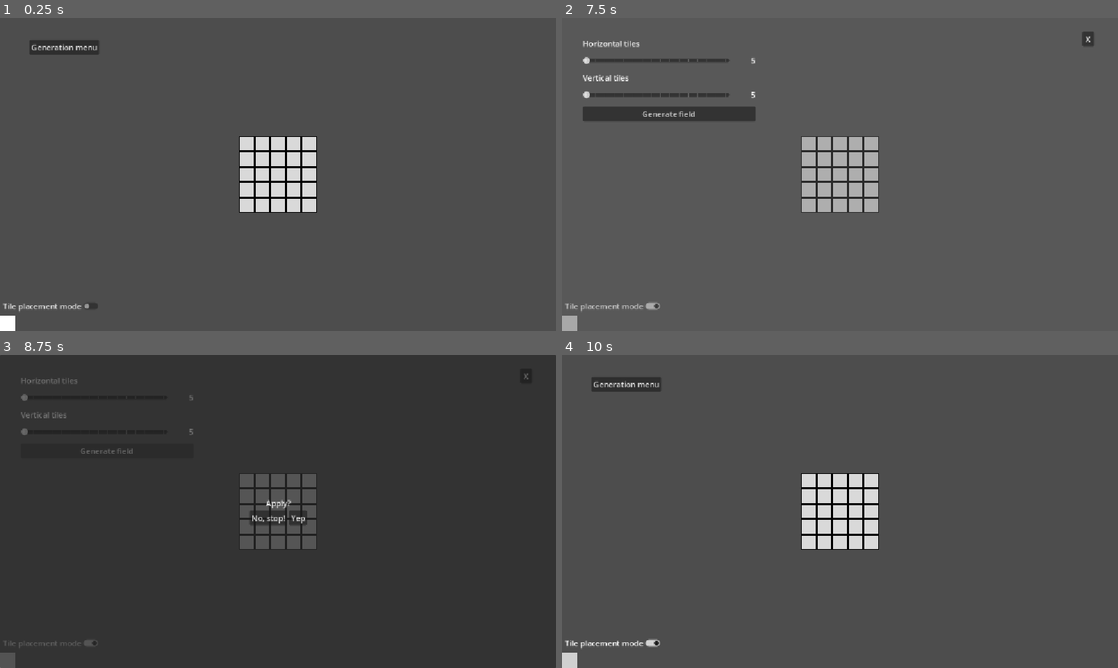
Above: before the commit, frames 1-4 (two rows, left to right).
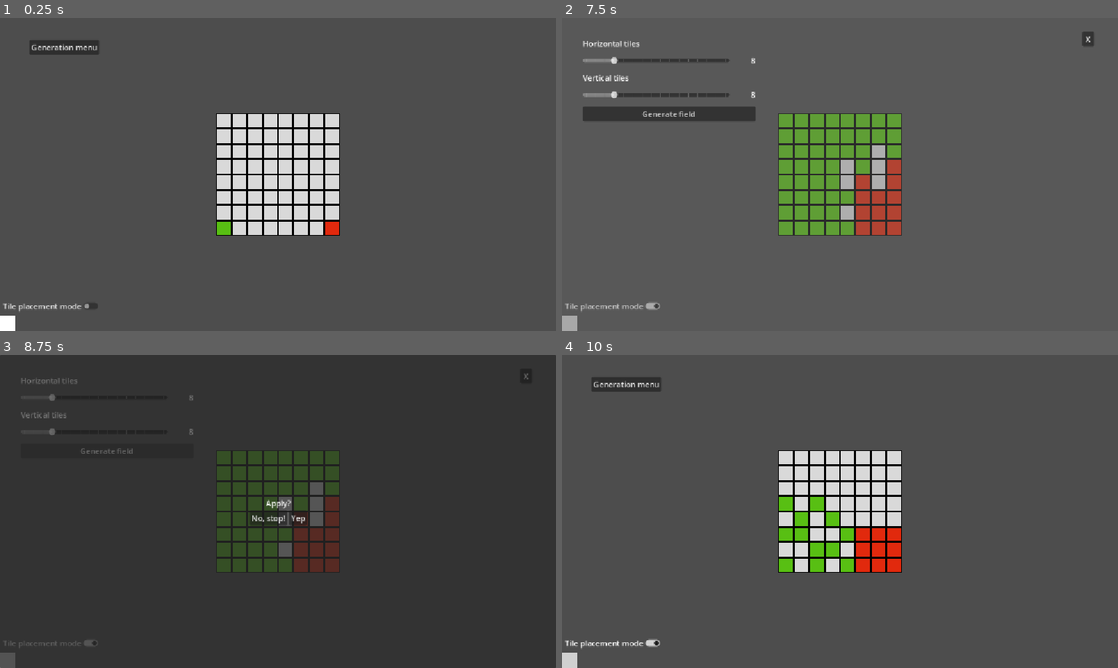
Above: after the commit, the same moments.

Repository: DISN-kolo/chess-automata
Game: Godot game, scene res://Scenes/main.tscn
Same seed, same stepped clock (60 frames per second), same inputs: the game is played once before the commit and once after it.
Inputs (mouse positions are in pixels of both pictures, inside the frame that each line leads up to):
- Up to frame 1 (0.25 s): no input
- Up to frame 2 (7.5 s): click "Tile placement mode" at 0.5 s; click (567, 324) at 1.25 s; click (806, 143) at 2.02 s; click "Tile placement mode" at 2.75 s; click (567, 324) at 3.5 s; click (806, 143) at 4.27 s; click "Tile placement mode" at 5 s; click (567, 324) at 5.75 s; click (806, 143) at 6.52 s; click "Generation menu" at 7.25 s
- Up to frame 3 (8.75 s): click (105, 452) at 8 s, where only the run before the commit has a clickable "Generate field"
- Up to frame 4 (10 s): click (862, 517) at 8.75 s, where only the run before the commit has a clickable "Yep"; tap Enter at 9.5 s

The runs differ from the first frame. In frame 1, 6.7% of the frame differs, in the area x 38-62%, y 30-70%; in frame 2, 8.5%, in the area x 3-62%, y 12-70%; in frame 3, 6.8%; in frame 4, 7.2%.

Commit message:
two manually placed starting tiles, and init working version of sim

Diff:
--- a/Scenes/tile_holder.tscn
+++ b/Scenes/tile_holder.tscn
@@ -11,7 +11,6 @@
 grow_vertical = 2
 mouse_filter = 2
 script = ExtResource("1_r0ifm")
-tile_size = null
 
 [node name="CenterHolder" type="CenterContainer" parent="." unique_id=524043062]
 unique_name_in_owner = true
--- a/Scripts/tile.gd
+++ b/Scripts/tile.gd
@@ -5,8 +5,8 @@
 
 var tile_size: int = 32;
 var border_thick: int = 4;
-var def_bg: Color = Color(0.0, 0.0, 0.0, 1.0);
-var def_fg: Color = Color(0.851, 0.851, 0.851, 1.0);
+var def_bg: Color = Globals.default_bg_tile_color;
+var def_fg: Color = Globals.colorscheme[Globals.ChessPiece.EMPTY];
 
 var pos: Vector2i = Vector2i(0, 0);
 
@@ -19,13 +19,13 @@
 	);
 	custom_minimum_size = self.size;
 
-func _change_colors(bg: Color, fg: Color) -> void:
+func change_colors(fg: Color = def_fg, bg: Color = def_bg) -> void:
 	%Back.modulate = bg;
 	%Fill.modulate = fg;
 
 func _ready() -> void:
 	_size_the_tile(tile_size, border_thick);
-	_change_colors(def_bg, def_fg);
+	change_colors(def_fg, def_bg);
 
 func _on_clickable_pressed() -> void:
 	tile_pressed.emit(pos);
--- a/Scripts/tile_holder.gd
+++ b/Scripts/tile_holder.gd
@@ -10,14 +10,13 @@
 
 var tile_instance: Tile = null;
 var tile_refs: Array[Tile] = [];
-var result_map: Array[Globals.ChessPiece] = [];
 var current_map: Array[Globals.ChessPiece] = [];
 var desire_map: Array[Dictionary] = [];
 
-var calculating: bool = false;
+var calculating: bool = true;
 
 var time_passed: float = 0;
-var tick_len: float = 0.01;
+var tick_len: float = 0.01*100;
 
 func spawn_tiles() -> void:
 	var vboxInstance = VBoxContainer.new();
@@ -41,9 +40,16 @@
 			);
 			tile_instance.tile_pressed.connect(_on_tile_pressed);
 			hboxInstance.add_child(tile_instance);
-			desire_map.append({Globals.ChessPiece.EMPTY: true});
-			current_map.append([]);
-			result_map.append([]);
+			desire_map.append({});
+			if (x_tile == 7 and y_tile == 7):
+				current_map.append(Globals.ChessPiece.KING);
+			elif (x_tile == 0 and y_tile == 7):
+				current_map.append(Globals.ChessPiece.KNIGHT);
+			else:
+				current_map.append(Globals.ChessPiece.EMPTY);
+			tile_refs[x_tile + y_tile*dim.x].change_colors(
+				Globals.colorscheme[current_map[x_tile + y_tile*dim.x]],
+			);
 
 func _on_tile_pressed(pos: Vector2i) -> void:
 	tileholder_interacted_at.emit(pos);
@@ -54,7 +60,6 @@
 	tile_refs = [];
 	desire_map = [];
 	current_map = [];
-	result_map = [];
 
 func _ready() -> void:
 	dim = Presaved.dim;
@@ -63,18 +68,38 @@
 func _process(delta: float) -> void:
 	if (!calculating):
 		time_passed = 0;
-		return;
+		return ;
 	else:
 		time_passed += delta;
 		while (time_passed >= tick_len):
 			time_passed -= tick_len;
 			calculate_step();
 
+func _add_xy_to_i(i: int, addxy: Vector2i) -> int:
+	var ourxy: Vector2i = Vector2i(i % dim.x, i / dim.x);
+	var resxy: Vector2i = ourxy + addxy;
+	if (resxy.x < 0 or resxy.x >= dim.x
+			or resxy.y < 0 or resxy.y >= dim.y):
+		return -1;
+	var res: int = resxy.x + resxy.y * dim.x;
+	return (res);
+
 func calculate_step() -> void:
-	# based on per-tile-desires, now actually 'compress em'
+	# oh boy, behavior calculation!
+	for i: int in range(len(current_map)):
+		var piece = current_map[i];
+		if (piece == Globals.ChessPiece.EMPTY):
+			continue ;
+		for movdir in Globals.movesets[piece]:
+			var next_i: int = _add_xy_to_i(i, movdir);
+			if (next_i == -1):
+				continue ;
+			desire_map[next_i][piece] = true;
+	# based on per-tile-desires, now actually 'apply em'
 	for i: int in range(len(desire_map)):
-		if (len(desire_map[i]) != 1):
-			result_map[i] = current_map[i];
-		else:
-			result_map[i] = desire_map[i][0];
-		desire_map[i] = {Globals.ChessPiece.EMPTY: true};
+		if (len(desire_map[i]) == 1):
+			current_map[i] = desire_map[i].keys()[0];
+			tile_refs[i].change_colors(
+				Globals.colorscheme[current_map[i]],
+			);
+		desire_map[i] = {};
--- a/Singletons/globals.gd
+++ b/Singletons/globals.gd
@@ -2,10 +2,46 @@
 
 enum ChessPiece {
 	EMPTY,
-	PAWN,
-	ROOK,
-	BISHOP,
+	#PAWN,
+	#ROOK,
+	#BISHOP,
 	KNIGHT,
-	QUEEN,
+	#QUEEN,
 	KING,
 };
+
+var movesets: Dictionary = {
+	ChessPiece.EMPTY: [],
+	#ChessPiece.PAWN: [
+			#Vector2i(-1, -1),
+			#Vector2i(1, -1),
+		#],
+	ChessPiece.KNIGHT: [
+			Vector2i(-1, -2),
+			Vector2i(1, -2),
+			Vector2i(2, -1),
+			Vector2i(2, 1),
+			Vector2i(1, 2),
+			Vector2i(-1, 2),
+			Vector2i(-2, 1),
+			Vector2i(-2, -1),
+		],
+	ChessPiece.KING: [
+			Vector2i(-1, -1),
+			Vector2i(0, -1),
+			Vector2i(1, -1),
+			Vector2i(1, 0),
+			Vector2i(1, 1),
+			Vector2i(0, 1),
+			Vector2i(-1, 1),
+			Vector2i(-1, 0),
+		],
+};
+
+var default_bg_tile_color: Color = Color(0.0, 0.0, 0.0, 1.0);
+
+var colorscheme: Dictionary = {
+	ChessPiece.EMPTY: Color(0.851, 0.851, 0.851, 1.0),
+	ChessPiece.KNIGHT: Color(0.345, 0.75, 0.075, 1.0),
+	ChessPiece.KING: Color(0.88, 0.163, 0.053, 1.0),
+};
--- a/Singletons/presaved.gd
+++ b/Singletons/presaved.gd
@@ -1,3 +1,3 @@
 extends Node
 
-var dim: Vector2i = Vector2i(5, 5);
+var dim: Vector2i = Vector2i(8, 8);
